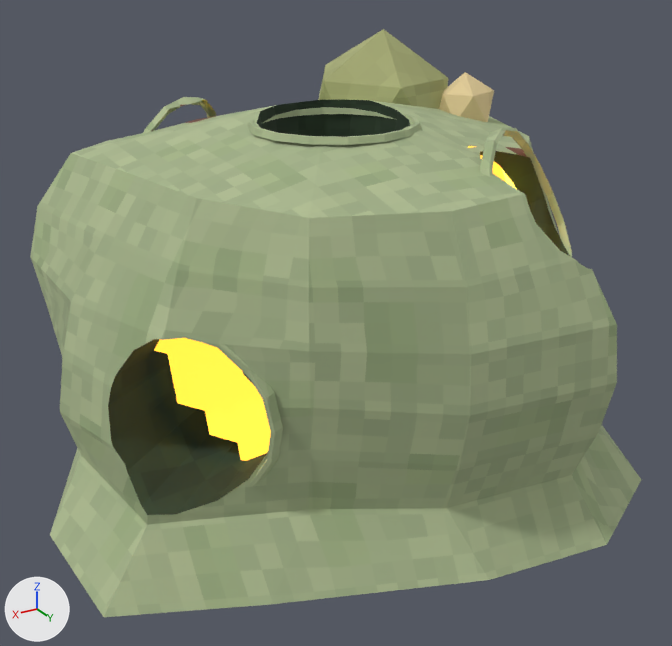
A saved change to the glTF model to-rust-as-we-fall/resources/models/fauna/meeb.gltf.
Rendered twice from a camera (50 mm lens) standing at (0.574, 0.97, 0.709) and looking at (0.003, 0.019, 0.233). Every picture has the same lights, and +X, +Y and +Z are marked at lower left. The first picture is the older version. Vertices at exactly the same position are counted once.

The older version as bpy lines, for what is in view:
```python
me_meebrigged_006 = bpy.data.meshes.new('MeebRigged.006')
me_meebrigged_006.from_pydata(...)  # 884 vertices, 1463 faces; spans x -0.4..0.396, y -0.386..0.374, z 0.0..0.577
# faces by material slot: [1001, 282, 20, 100, 60]
me_meebrigged_006.materials.append(mat_meebmembrane)  # picture img_meeb_membrane
me_meebrigged_006.materials.append(mat_meebbore)  # picture img_meeb_bore
me_meebrigged_006.materials.append(mat_meebnucleus)  # picture img_meeb_nucleus
me_meebrigged_006.materials.append(mat_meebvacuole)  # picture img_meeb_vacuole
me_meebrigged_006.materials.append(mat_meebenzyme)
ob_meebrigged = bpy.data.objects.new('MeebRigged', me_meebrigged_006)
ob_meebrigged.location = (0.0, 0.0, 0.0)
```
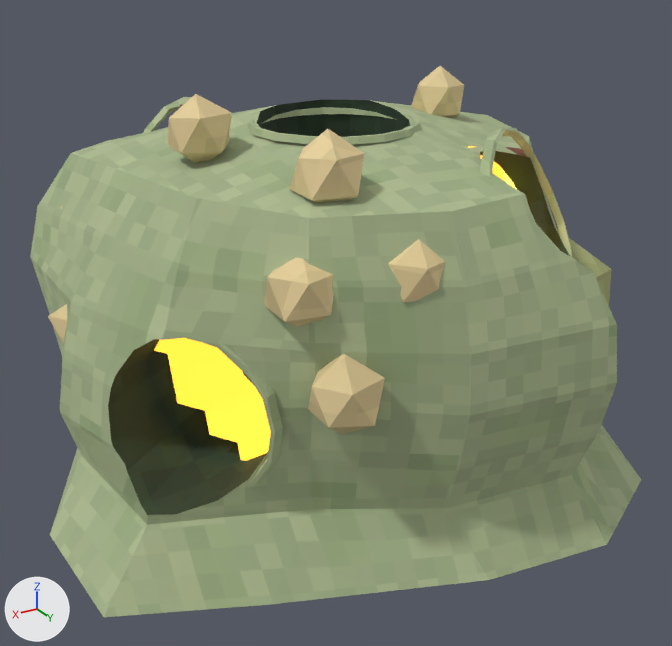
The change in detail:
me_meebrigged_006 is used by ob_meebrigged; location (0.0, 0.0, 0.0).
me_meebrigged_006 had 884 vertices, 1463 faces and spanned x -0.4..0.396, y -0.386..0.374, z 0.0..0.577.
me_meebrigged_006 now has 932 vertices, 1543 faces and spans x -0.4..0.396, y -0.386..0.374, z 0.0..0.542.
me_meebrigged_006 part 1: the loose piece of 12 vertices spanning x -0.242..-0.063, y -0.224..-0.026, z 0.363..0.577 is moved by (-0.106, 0.232, -0.226).
me_meebrigged_006 part 2: the loose piece of 12 vertices spanning x -0.231..-0.166, y -0.14..-0.066, z 0.459..0.537 is moved by (0.318, 0.301, -0.01).
me_meebrigged_006 part 3: the loose piece of 12 vertices spanning x -0.199..-0.125, y -0.186..-0.116, z 0.467..0.546 is moved by (0.225, 0.426, -0.11).
me_meebrigged_006 part 4: the loose piece of 12 vertices spanning x -0.269..-0.195, y -0.07..0.002, z 0.438..0.526 is moved by (0.381, 0.314, -0.197).
Part 5, on me_meebrigged_006:
12 vertices are added at x 0.131..0.206, y 0.198..0.266, z 0.341..0.42.
20 new faces join them, mat_meebvacuole (picture img_meeb_vacuole).
Part 6, on me_meebrigged_006:
12 vertices are added at x 0.279..0.355, y -0.054..0.008, z 0.243..0.321.
20 new faces join them, mat_meebvacuole (picture img_meeb_vacuole).
Part 7, on me_meebrigged_006:
12 vertices are added at x 0.146..0.214, y -0.005..0.063, z 0.463..0.541.
20 new faces join them, mat_meebvacuole (picture img_meeb_vacuole).
Part 8, on me_meebrigged_006:
12 vertices are added at x -0.202..-0.133, y -0.046..0.027, z 0.464..0.542.
20 new faces join them, mat_meebvacuole (picture img_meeb_vacuole).
Other edits to the shape of me_meebrigged_006 do not show in these pictures.

Location of each change, (x1, y1, x2, y2) in pixels of the pictures (672 x 646 px; the box of a moved part takes in the faces that stretch with it):
'MeebRigged', reshaped (6% shorter): before (30, 29, 642, 617); after (30, 66, 642, 617)
part 1 of me_meebrigged_006, moved or reshaped: before (318, 29, 448, 109); after (557, 229, 611, 306)
part 2 of me_meebrigged_006, moved or reshaped (not visible before): after (289, 129, 364, 203)
part 3 of me_meebrigged_006, moved or reshaped (not visible before): after (388, 239, 445, 302)
part 4 of me_meebrigged_006, moved or reshaped: before (439, 72, 494, 122); after (308, 354, 385, 434)
part 5 of me_meebrigged_006, added (beige): after (264, 258, 334, 327)
part 6 of me_meebrigged_006, added (beige): after (48, 304, 67, 343)
part 7 of me_meebrigged_006, added (beige): after (168, 94, 232, 163)
part 8 of me_meebrigged_006, added (beige): after (411, 66, 464, 118)
